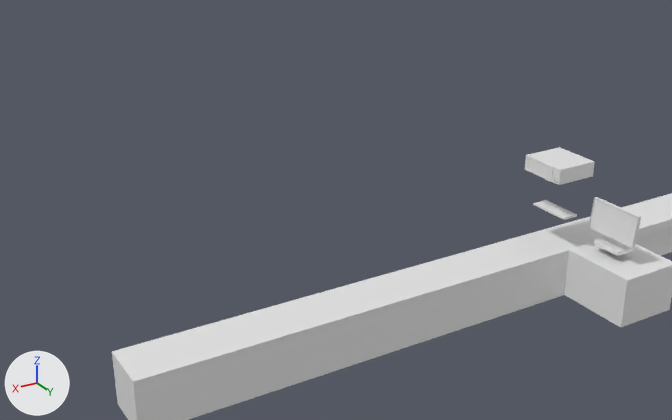
A saved change to the Blender file Blender/ambiente.blend.
One viewpoint serves both versions: a 50 mm camera at (14.95, 14.81, 10.75) aimed at (4.7, -2.27, 2.21). Every picture has the same lights, and +X, +Y and +Z are marked at lower left.

Objects in the first picture: 'Monitor', 'PC', 'Table'.
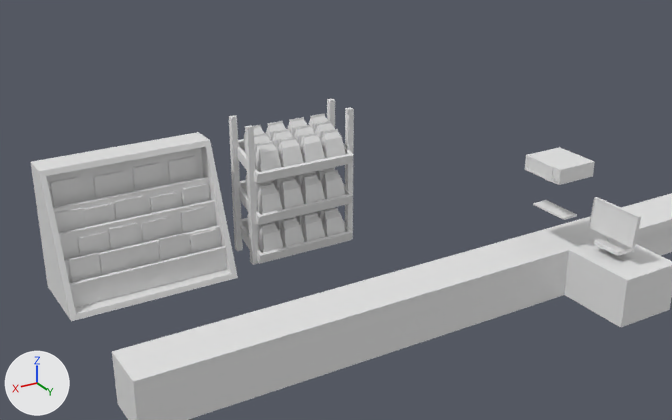
The change, as a list of edits to the scene's bpy script:
```text
Add mat_wood:
    mat_wood = principled_material('Wood')
    mat_wood.base_color = (0.8, 0.8, 0.8)  # white #e7e7e7
Add mat_snack_3:
    mat_snack_3 = principled_material('Snack 3')
    mat_snack_3.base_color = (0.8, 0.8, 0.8)  # white #e7e7e7
Add mat_snack1:
    mat_snack1 = principled_material('Snack1')
    mat_snack1.base_color = (0.8, 0.8, 0.8)  # white #e7e7e7
Add mat_snack_2:
    mat_snack_2 = principled_material('Snack 2')
    mat_snack_2.base_color = (0.8, 0.8, 0.8)  # white #e7e7e7
Add mat_mag3:
    mat_mag3 = principled_material('Mag3')
    mat_mag3.base_color = (0.8, 0.8, 0.8)  # white #e7e7e7
Add mat_mag2:
    mat_mag2 = principled_material('Mag2')
    mat_mag2.base_color = (0.8, 0.8, 0.8)  # white #e7e7e7
Add mat_mag1:
    mat_mag1 = principled_material('Mag1')
    mat_mag1.base_color = (0.8, 0.8, 0.8)  # white #e7e7e7
Add mat_mag_4:
    mat_mag_4 = principled_material('Mag 4')
    mat_mag_4.base_color = (0.8, 0.8, 0.8)  # white #e7e7e7
Add me_plane:
    me_plane.from_pydata(...)  # 800 vertices, 712 faces; spans x -1.36..1.66, y -0.74..0.73, z -0.01..3.68
    # faces by material slot: [66, 215, 216, 215]
    me_plane.materials.append(mat_wood)  # white #e7e7e7
    me_plane.materials.append(mat_snack1)  # white #e7e7e7
    me_plane.materials.append(mat_snack_2)  # white #e7e7e7
    me_plane.materials.append(mat_snack_3)  # white #e7e7e7
Add me_magazine:
    me_magazine.from_pydata(...)  # 184 vertices, 140 faces; spans x -2.1..2.1, y -1.0..1.0, z -0.99..2.27
    # faces by material slot: [38, 36, 30, 24, 12]
    me_magazine.materials.append(mat_wood)  # white #e7e7e7
    me_magazine.materials.append(mat_mag1)  # white #e7e7e7
    me_magazine.materials.append(mat_mag2)  # white #e7e7e7
    me_magazine.materials.append(mat_mag3)  # white #e7e7e7
    me_magazine.materials.append(mat_mag_4)  # white #e7e7e7
Add ob_plane:
    ob_plane = bpy.data.objects.new('Plane', me_plane)
    ob_plane.location = (4.05, -5.28, 0.0)
Add ob_magazine:
    ob_magazine = bpy.data.objects.new('Magazine', me_magazine)
    ob_magazine.location = (8.46, -5.28, 0.98)
```

Where the change shows, as pixel boxes [x1, y1, x2, y2] in the pictures (672 x 420 px):
'Magazine', added
    after: [31, 132, 238, 321]
    faces in mat_wood (white #e7e7e7): [31, 132, 238, 321]
    faces in mat_mag1 (white #e7e7e7): [69, 163, 209, 283]
    faces in mat_mag2 (white #e7e7e7): [54, 156, 217, 257]
    faces in mat_mag3 (white #e7e7e7): [50, 177, 209, 275]
    faces in mat_mag_4 (white #e7e7e7): [94, 171, 178, 213]
'Plane', added
    after: [229, 99, 354, 265]
    faces in mat_wood (white #e7e7e7): [229, 99, 354, 265]
    faces in mat_snack_3 (white #e7e7e7): [244, 114, 346, 172]
    faces in mat_snack1 (white #e7e7e7): [246, 175, 305, 253]
    faces in mat_snack_2 (white #e7e7e7): [292, 168, 346, 242]
